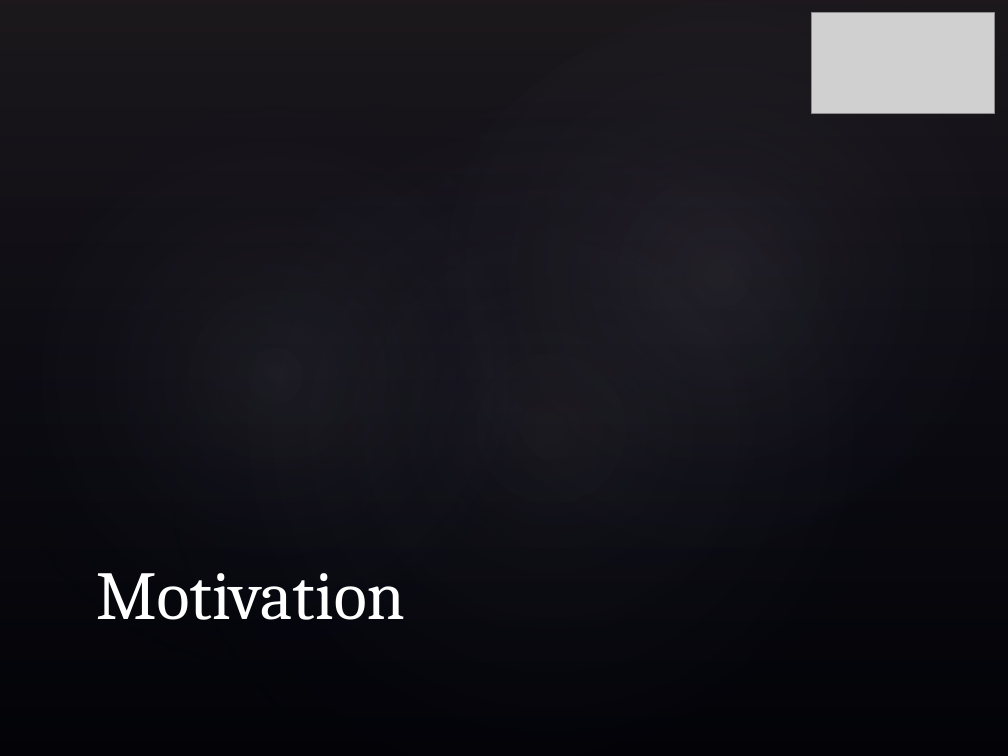
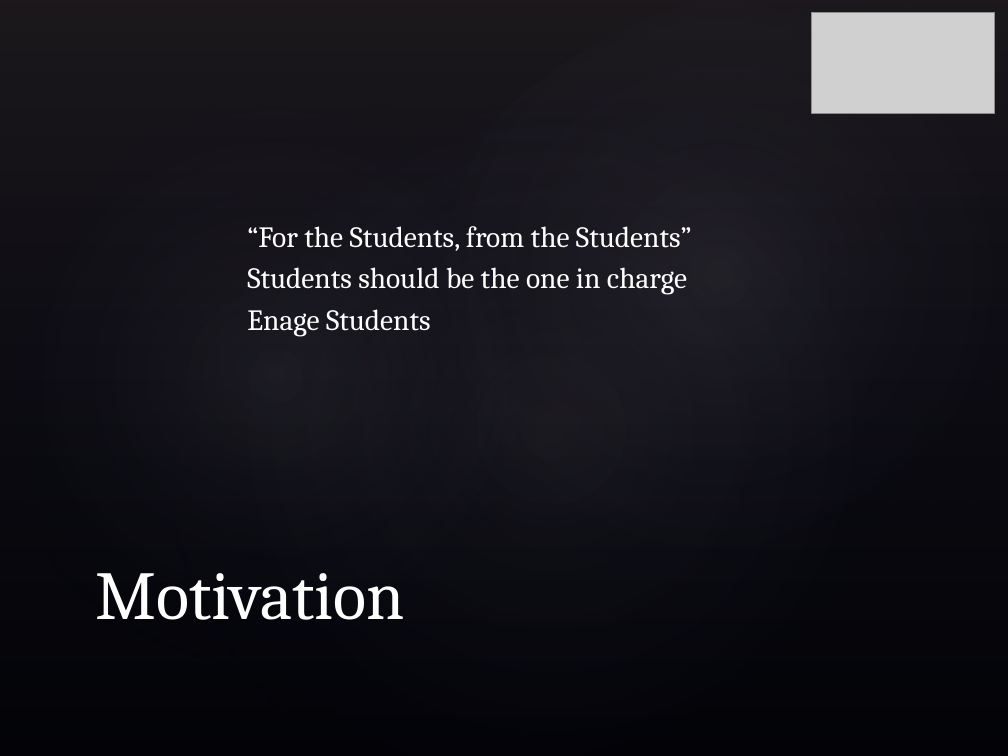
Before and after one commit to hadimuhammad/InPress, a slide deck: slide 3 of Documentation/Presentation.pptx. Drawn at 1008x756 pixels with LibreOffice and Linux fonts; fonts in the diff are those of the drawing; grey boxes stand for pictures; background and template pictures are left out. Boxes give left, top, right and bottom in pixels: in the first picture for what was removed or moved away, otherwise in the second. Text is boxed around its words. In the diff, an @@ line names an element or a change of style, - is before the commit and + after.

Commit message:
PPT Update

```diff
--- a/Documentation/Presentation.pptx
+++ b/Documentation/Presentation.pptx
@@ text added at (247, 226, 692, 336), 21 pt, text #FFFFFF @@
+“For the Students, from the Students”
+Students should be the one in charge
+Enage Students
```
Also in this commit, not shown: 1 other slide changed.
